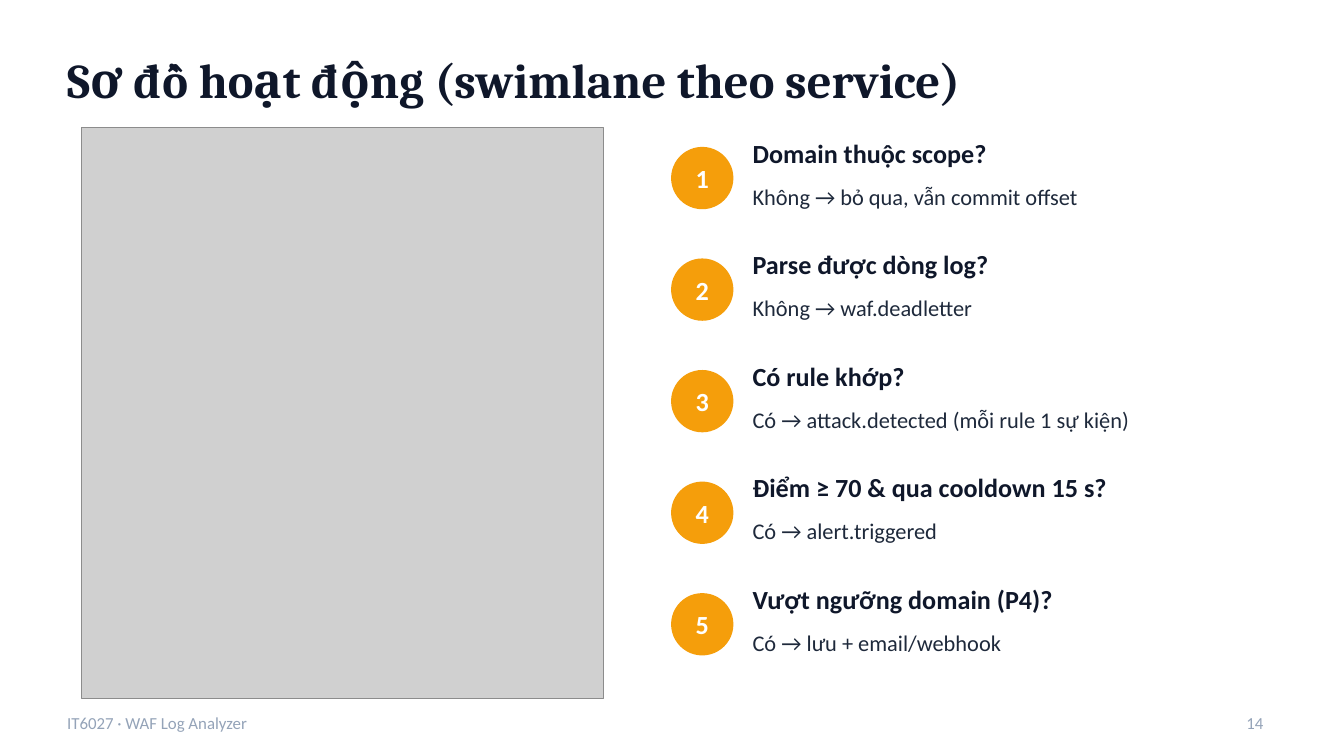
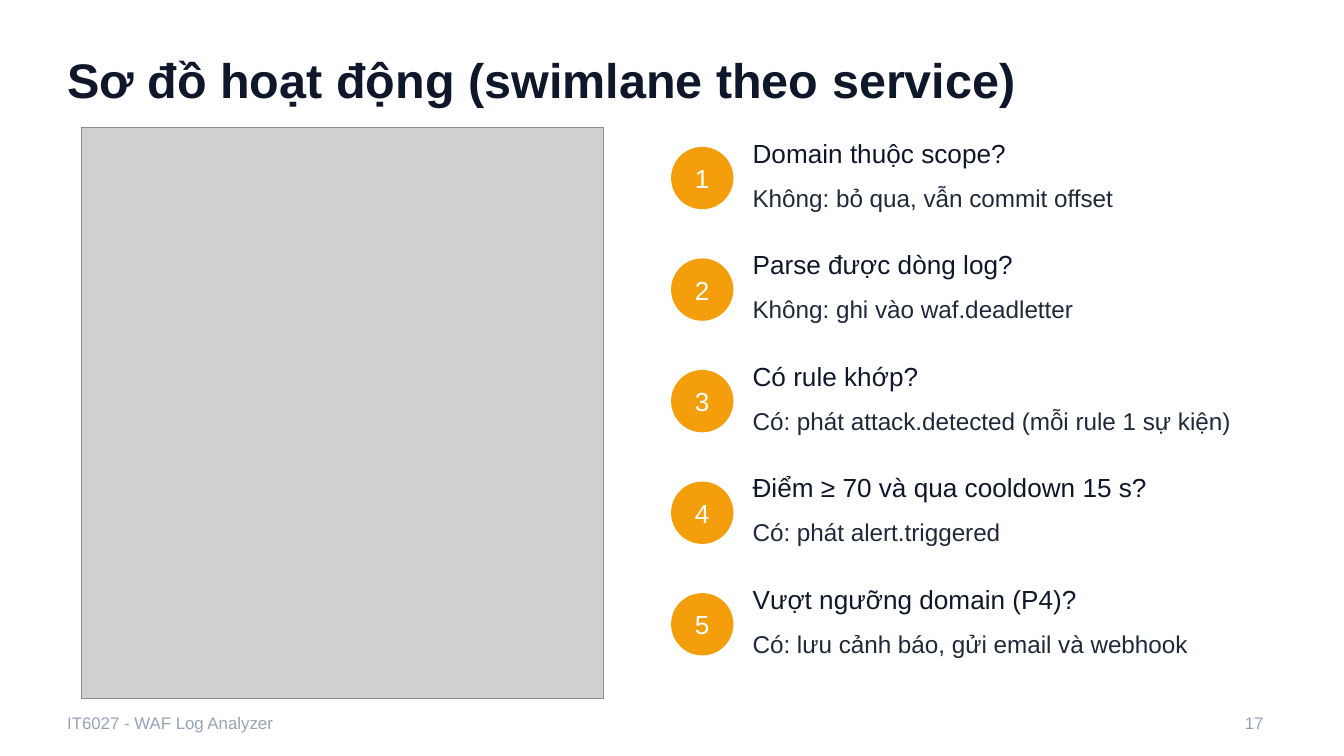
Before and after one commit to tranbadat/IT6027, a slide deck: slide 17 of docs/report/Slide_WAF_Log_Analyzer.pptx (slide 14 before the commit). Drawn at 1344x756 pixels with LibreOffice and Linux fonts; fonts in the diff are those of the drawing; grey boxes stand for pictures. Boxes give left, top, right and bottom in pixels: in the first picture for what was removed or moved away, otherwise in the second. Text is boxed around its words. In the diff, an @@ line names an element or a change of style, - is before the commit and + after.

```diff
--- a/docs/report/Slide_WAF_Log_Analyzer.pptx
+++ b/docs/report/Slide_WAF_Log_Analyzer.pptx
@@ title "Sơ đồ hoạt động (swimlane ..." at [67,60,1015,108]: font Cambria to Arial @@
@@ text at [753,187,1113,212]: text changed; size 12 to 13 pt; font Calibri to Arial @@
-Không → bỏ qua, vẫn commit offset
+Không: bỏ qua, vẫn commit offset
@@ text at [753,300,1073,323]: text changed; size 12 to 13 pt; font Calibri to Arial @@
-Không → waf.deadletter
+Không: ghi vào waf.deadletter
@@ text at [753,410,1231,435]: text changed; size 12 to 13 pt; font Calibri to Arial @@
-Có → attack.detected (mỗi rule 1 sự kiện)
+Có: phát attack.detected (mỗi rule 1 sự kiện)
@@ text at [753,476,1147,503]: text changed; font Calibri to Arial; bold off @@
-Điểm ≥ 70 & qua cooldown 15 s?
+Điểm ≥ 70 và qua cooldown 15 s?
@@ text at [753,523,1000,546]: text changed; size 12 to 13 pt; font Calibri to Arial @@
-Có → alert.triggered
+Có: phát alert.triggered
@@ font Calibri to Arial, bold off in 9 elements at [695,170,710,188], [753,144,1005,169], [695,281,710,300], [753,254,1012,280], [695,392,710,412], [753,366,918,392], [695,505,710,523], [695,616,710,635], [753,590,1076,615] @@
@@ text at [753,634,1188,658]: text changed; size 12 to 13 pt; font Calibri to Arial @@
-Có → lưu + email/webhook
+Có: lưu cảnh báo, gửi email và webhook
@@ text at [67,717,272,733]: text changed; font Calibri to Arial @@
-IT6027 · WAF Log Analyzer
+IT6027 - WAF Log Analyzer
@@ page number at [1245,717,1264,729]: text changed; font Calibri to Arial @@
-14
+17
```
Also in this commit, not shown: 20 other slides changed, 3 slides added, 4 other files.
